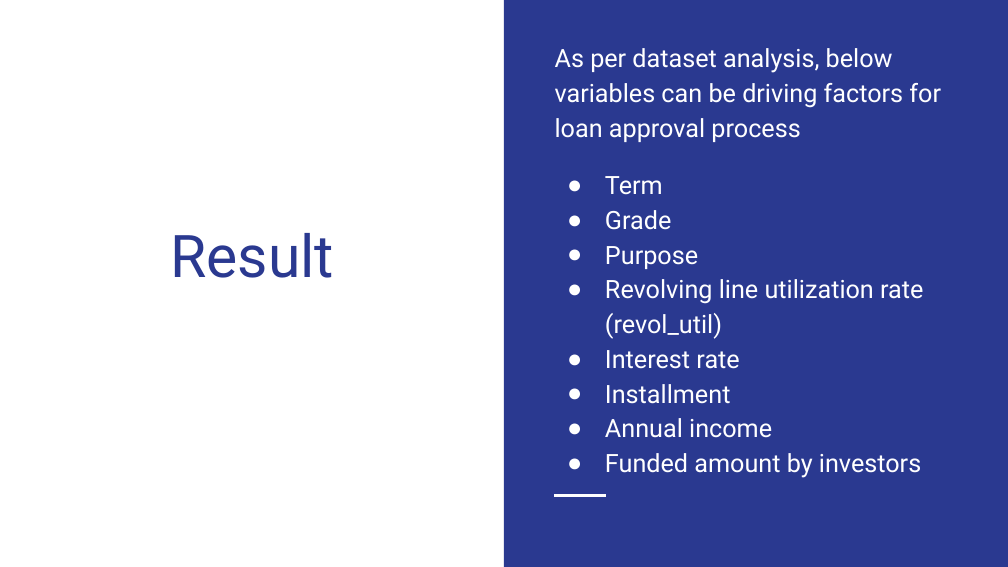
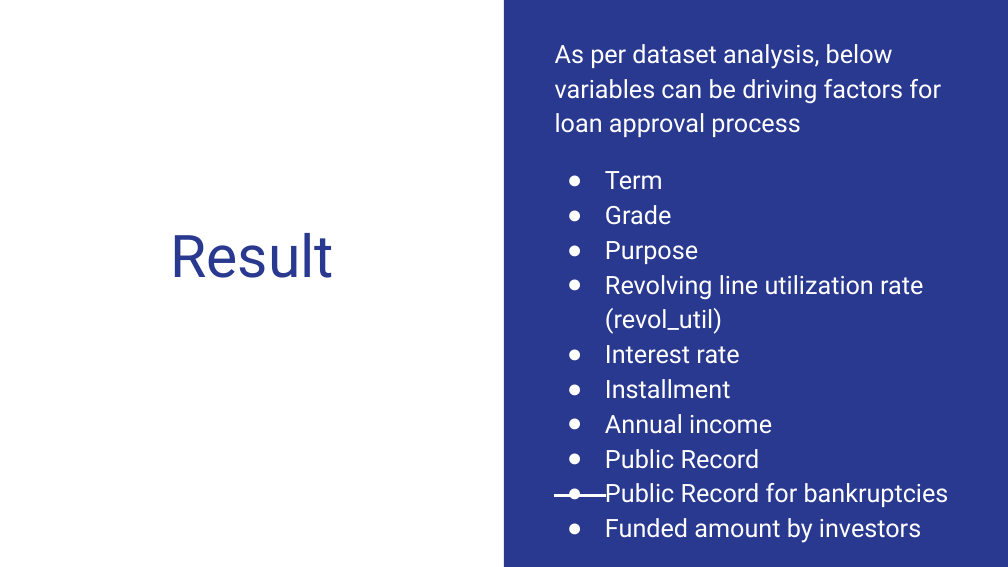
Before and after one commit to rajeevin/LendingClubCaseStudy, a slide deck: slide 18 of Lending Club Case study.pptx (slide 17 before the commit). Drawn at 1008x567 pixels with LibreOffice and Linux fonts; fonts in the diff are those of the drawing. Boxes give left, top, right and bottom in pixels: in the first picture for what was removed or moved away, otherwise in the second. Text is boxed around its words. In the diff, an @@ line names an element or a change of style, - is before the commit and + after.

```diff
--- a/Lending Club Case study.pptx
+++ b/Lending Club Case study.pptx
@@ text at (605, 449, 949, 507): paragraphs added @@
+● Public Record
+● Public Record for bankruptcies
```
Also in this commit, not shown: 7 other slides changed, 2 slides added, 1 slide removed, 1 other file.
